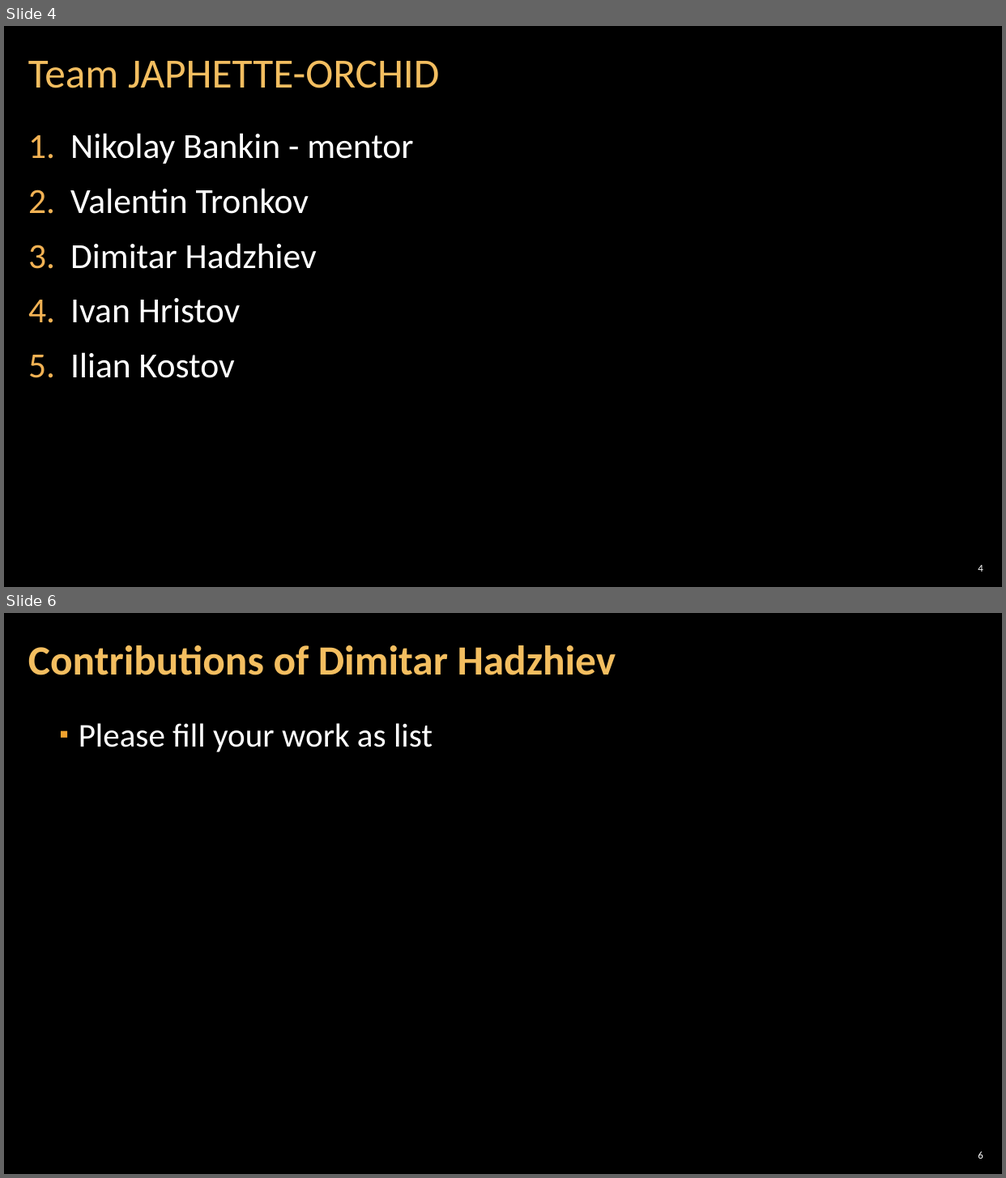
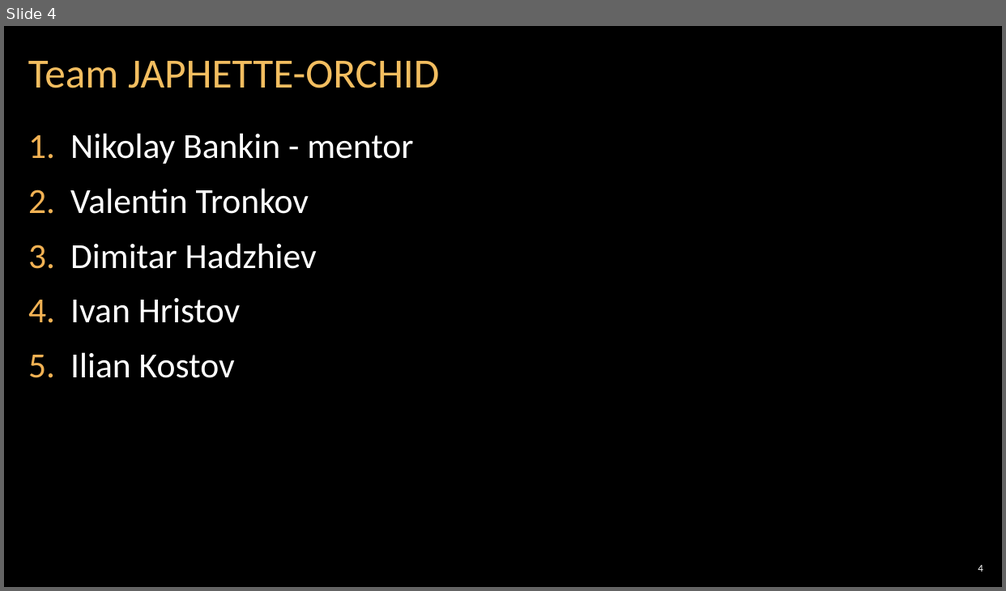
Before and after one commit to JAPHETTE-ORCHID/AsterixAndObelix, a slide deck: AsterixAndObelixRPG.pptx. Shown one above the other, each under a label of ours: slides 4 and 6 before the commit, slide 4 after it; the slides between them are not shown. The pictures are 1006x1178 and 1006x591 pixels, drawn with LibreOffice and Linux fonts; fonts in the diff are those of the drawing; background and template pictures are left out. Boxes give left, top, right and bottom in pixels: in the first picture for what was removed or moved away, otherwise in the second. Text is boxed around its words. In the diff, an @@ line names an element or a change of style, - is before the commit and + after.

```diff
--- a/AsterixAndObelixRPG.pptx
+++ b/AsterixAndObelixRPG.pptx
@@ slide 6 removed at bbox=[4, 613, 1002, 1174], background picture (left out) @@
@@ title removed at bbox=[28, 645, 616, 675] @@
-Contributions of Dimitar Hadzhiev
@@ text removed at bbox=[79, 723, 432, 752] @@
-  ▪ Please fill your work as list
@@ page number removed at bbox=[978, 1152, 982, 1159] @@
-6
```
Also in this commit, not shown: 4 other slides removed, 3 other files.
